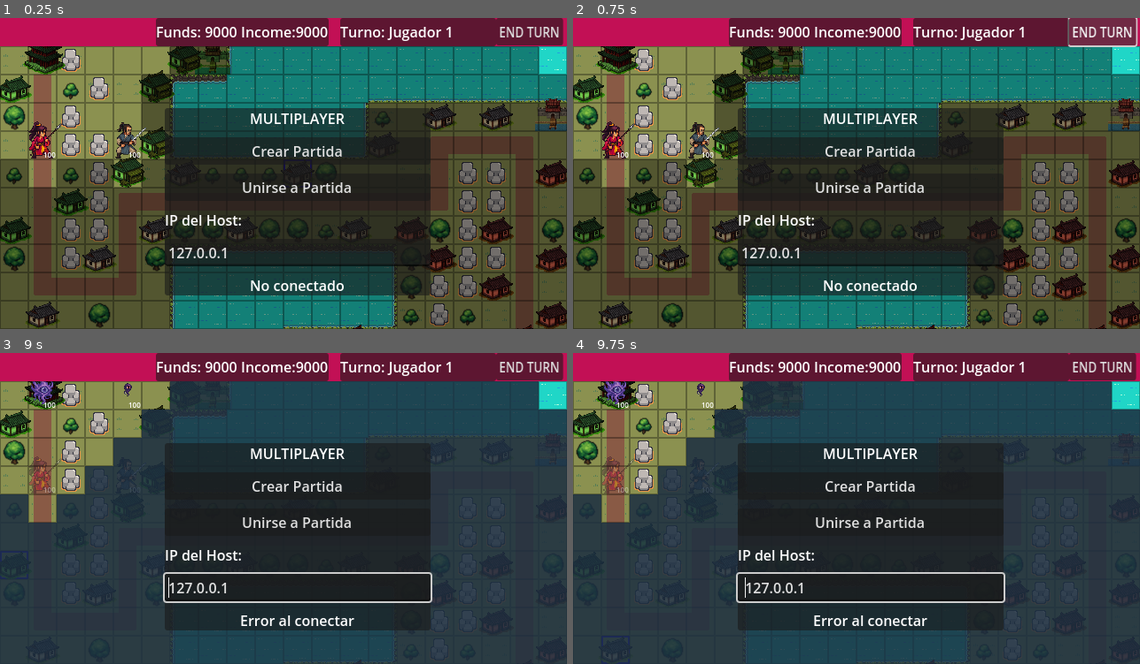
Above: before the commit, frames 1-4 (two rows, left to right).
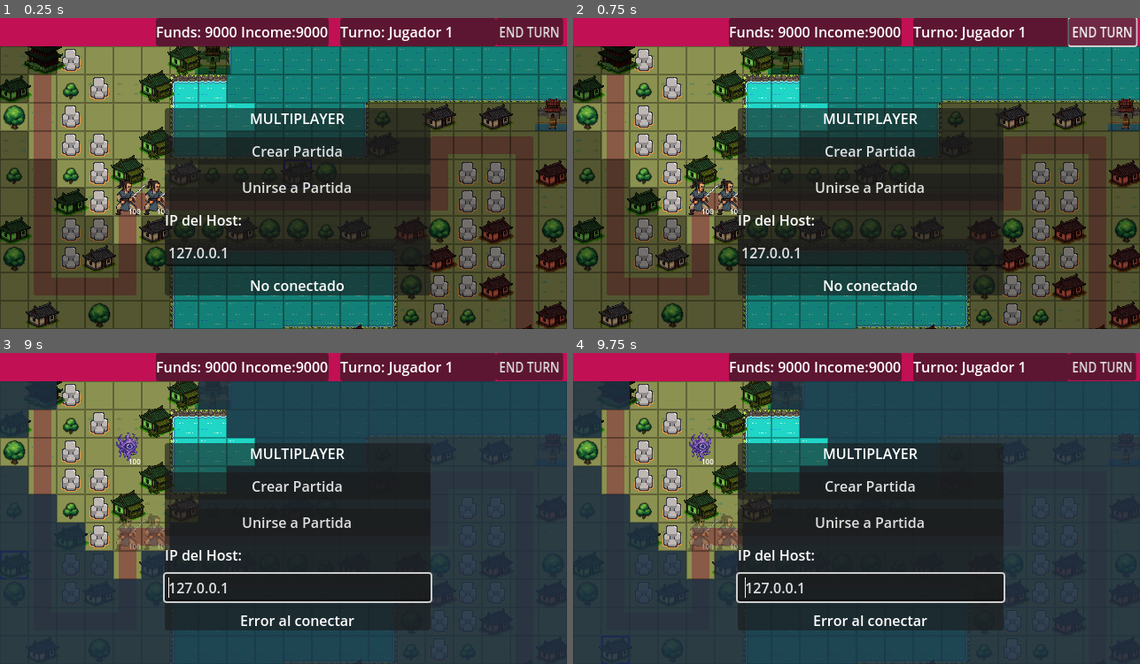
Above: after the commit, the same moments.

Repository: Rheticu/ProjectCocoa
Game: Godot game, scene res://scenes/Mains/PVPMain1.tscn
Same seed, same stepped clock (60 frames per second), same inputs: the game is played once before the commit and once after it.
Inputs (mouse positions are in pixels of both pictures, inside the frame that each line leads up to):
- Up to frame 1 (0.25 s): no input
- Up to frame 2 (0.75 s): click "END TURN" at 0.5 s
- Up to frame 3 (9 s): click "Crear Partida" at 1.25 s; click "Unirse a Partida" at 2 s; click "END TURN" at 2.75 s; click "Crear Partida" at 3.5 s; click "Unirse a Partida" at 4.25 s; click "END TURN" at 5 s; click "Crear Partida" at 5.75 s; click "Unirse a Partida" at 6.5 s; tap Enter at 7.25, 8.75 s; move the mouse to (45, 396) at 7.27 s; press the mouse at (45, 396) at 7.28 s; tap Space at 8 s; move the mouse to (11, 424) at 8.02 s; release the mouse at (11, 424) at 8.03 s; right-click (11, 424) at 8.1 s; click (11, 424) at 8.17 s; move the mouse to (11, 564) at 8.77 s; hold Tab (Tab) from 8.78 s (still down); click (11, 564) at 8.92 s
- Up to frame 4 (9.75 s): tap Space at 9.5 s; move the mouse to (618, 648) at 9.52 s; release Tab (Tab) at 9.53 s; click (618, 648) at 9.6 s

The runs differ from the first frame. In frame 1, 8.9% of the frame differs, in the area x 0-100%, y 9-73%; in frame 2, 8.9%; in frame 3, 12%; in frame 4, 12%.

Commit message:
Different colored units for different players (Red and Blue for now). Renamed some of the units.

Diff:
--- a/scenes/Mains/PVEMain1.tscn
+++ b/scenes/Mains/PVEMain1.tscn
@@ -15,9 +15,7 @@
 [ext_resource type="PackedScene" uid="uid://bs371kimflpsb" path="res://scenes/buildings/city.tscn" id="13_mww85"]
 [ext_resource type="PackedScene" uid="uid://den0ic7ow1y1i" path="res://scenes/buildings/port.tscn" id="14_btj7p"]
 [ext_resource type="PackedScene" uid="uid://ofh5u6p2x0wm" path="res://scenes/buildings/barracks.tscn" id="15_4b1es"]
-[ext_resource type="PackedScene" uid="uid://bhla5fewx2gdq" path="res://scenes/units/Sword.tscn" id="16_psn0j"]
 [ext_resource type="Texture2D" uid="uid://cuuupeastpfwi" path="res://art/ui/Azul-2.png" id="17_57geh"]
-[ext_resource type="PackedScene" uid="uid://byh7snpnf3bsp" path="res://scenes/units/raider.tscn" id="18_lbx4p"]
 [ext_resource type="Texture2D" uid="uid://dtdwjl5542sfv" path="res://art/ui/Azul1.png" id="19_1twmd"]
 [ext_resource type="PackedScene" uid="uid://bntl4xh52v78l" path="res://scenes/UI/HUD.tscn" id="20_lgdrr"]
 [ext_resource type="PackedScene" uid="uid://de8ekkjxtbtho" path="res://scenes/UI/PauseMenu.tscn" id="21_a6x3s"]
@@ -825,28 +823,6 @@
 [node name="Units" type="Node2D" parent="."]
 z_index = 4
 
-[node name="SwordUnit" parent="Units" instance=ExtResource("16_psn0j")]
-position = Vector2(592, 272)
-team = 2
-
-[node name="SwordUnit3" parent="Units" instance=ExtResource("16_psn0j")]
-position = Vector2(624, 176)
-team = 2
-
-[node name="SwordUnit6" parent="Units" instance=ExtResource("16_psn0j")]
-position = Vector2(336, 208)
-team = 2
-
-[node name="SwordUnit7" parent="Units" instance=ExtResource("16_psn0j")]
-position = Vector2(272, 208)
-
-[node name="SwordUnit8" parent="Units" instance=ExtResource("16_psn0j")]
-position = Vector2(208, 208)
-
-[node name="SwordUnit4" parent="Units" instance=ExtResource("16_psn0j")]
-position = Vector2(560, 112)
-team = 2
-
 [node name="RaiderLayer" type="Node2D" parent="."]
 visible = false
 
@@ -868,18 +844,6 @@
 [node name="RaiderUnits" type="Node2D" parent="."]
 z_index = 6
 
-[node name="RaiderUnit" parent="RaiderUnits" instance=ExtResource("18_lbx4p")]
-position = Vector2(624, 400)
-mark_range = 4
-
-[node name="RaiderUnit2" parent="RaiderUnits" instance=ExtResource("18_lbx4p")]
-position = Vector2(432, 336)
-mark_range = 4
-
-[node name="RaiderUnit3" parent="RaiderUnits" instance=ExtResource("18_lbx4p")]
-position = Vector2(528, 400)
-mark_range = 4
-
 [node name="UI" type="Node2D" parent="."]
 
 [node name="CursorHighlight" type="TileMap" parent="UI"]
--- a/scenes/Mains/PVPMain1.tscn
+++ b/scenes/Mains/PVPMain1.tscn
@@ -16,13 +16,11 @@
 [ext_resource type="PackedScene" uid="uid://bs371kimflpsb" path="res://scenes/buildings/city.tscn" id="13_vl358"]
 [ext_resource type="PackedScene" uid="uid://den0ic7ow1y1i" path="res://scenes/buildings/port.tscn" id="14_f7gbn"]
 [ext_resource type="PackedScene" uid="uid://ofh5u6p2x0wm" path="res://scenes/buildings/barracks.tscn" id="15_0nl4k"]
-[ext_resource type="PackedScene" uid="uid://cwuvcd8l431ts" path="res://scenes/units/Spear.tscn" id="16_c2jum"]
-[ext_resource type="PackedScene" uid="uid://bhla5fewx2gdq" path="res://scenes/units/Sword.tscn" id="17_i1rkc"]
+[ext_resource type="PackedScene" uid="uid://bhla5fewx2gdq" path="res://scenes/units/Sword.tscn" id="16_4nerc"]
 [ext_resource type="Texture2D" uid="uid://cuuupeastpfwi" path="res://art/ui/Azul-2.png" id="17_ta15e"]
 [ext_resource type="PackedScene" uid="uid://byh7snpnf3bsp" path="res://scenes/units/raider.tscn" id="18_yxu57"]
 [ext_resource type="Texture2D" uid="uid://dtdwjl5542sfv" path="res://art/ui/Azul1.png" id="19_aamli"]
 [ext_resource type="PackedScene" uid="uid://bntl4xh52v78l" path="res://scenes/UI/HUD.tscn" id="20_rd7is"]
-[ext_resource type="Texture2D" uid="uid://rl57ywn7j6l3" path="res://art/units/Raider1-removebg-preview.png" id="20_wxjam"]
 [ext_resource type="PackedScene" uid="uid://de8ekkjxtbtho" path="res://scenes/UI/PauseMenu.tscn" id="21_50gm2"]
 [ext_resource type="Texture2D" uid="uid://cimgomiw77yli" path="res://art/ui/Grid.png" id="22_6ip0j"]
 [ext_resource type="AudioStream" uid="uid://cs4gik3mpjq2m" path="res://music/Music_PVP1.mp3" id="23_i5efl"]
@@ -828,13 +826,12 @@
 [node name="Units" type="Node2D" parent="."]
 z_index = 4
 
-[node name="Spear2" parent="Units" instance=ExtResource("16_c2jum")]
-position = Vector2(48, 144)
-team = 2
-
-[node name="SwordUnit" parent="Units" instance=ExtResource("17_i1rkc")]
-position = Vector2(144, 144)
-movement_range = 4
+[node name="SwordUnit" parent="Units" instance=ExtResource("16_4nerc")]
+position = Vector2(176, 208)
+team = 2
+
+[node name="SwordUnit2" parent="Units" instance=ExtResource("16_4nerc")]
+position = Vector2(144, 208)
 
 [node name="RaiderLayer" type="Node2D" parent="."]
 visible = false
@@ -858,25 +855,7 @@
 z_index = 6
 
 [node name="RaiderUnit" parent="RaiderUnits" instance=ExtResource("18_yxu57")]
-position = Vector2(48, 48)
-mark_range = 4
-
-[node name="RaiderUnit2" parent="RaiderUnits" instance=ExtResource("18_yxu57")]
-position = Vector2(144, 48)
-mark_range = 4
-team = 2
-
-[node name="Sprite2D" parent="RaiderUnits/RaiderUnit2" index="0"]
-texture = ExtResource("20_wxjam")
-
-[node name="RaiderUnit3" parent="RaiderUnits" instance=ExtResource("18_yxu57")]
-position = Vector2(48, 208)
-mark_range = 4
-team = 2
-vision_range = 2
-
-[node name="Sprite2D" parent="RaiderUnits/RaiderUnit3" index="0"]
-texture = ExtResource("20_wxjam")
+position = Vector2(144, 112)
 
 [node name="UI" type="Node2D" parent="."]
 
@@ -917,6 +896,3 @@
 position = Vector2(320, 176)
 script = ExtResource("24_fikkh")
 metadata/_edit_lock_ = true
-
-[editable path="RaiderUnits/RaiderUnit2"]
-[editable path="RaiderUnits/RaiderUnit3"]
--- a/scenes/units/Junker.tscn
+++ b/scenes/units/Junker.tscn
@@ -1,7 +1,7 @@
 [gd_scene load_steps=3 format=3 uid="uid://ctgduopogq0b0"]
 
 [ext_resource type="PackedScene" uid="uid://d3tyw1iai4n62" path="res://scenes/units/base_unit.tscn" id="1_0pl03"]
-[ext_resource type="Texture2D" uid="uid://y030jo5iow7e" path="res://art/units/Junk.png" id="2_g6rt8"]
+[ext_resource type="Texture2D" uid="uid://qwyiiuxli8rj" path="res://art/units/Junker1.png" id="2_g6rt8"]
 
 [node name="Junker" instance=ExtResource("1_0pl03")]
 unit_type = "Naval"
--- a/scenes/units/Spear.tscn
+++ b/scenes/units/Spear.tscn
@@ -1,7 +1,7 @@
 [gd_scene load_steps=3 format=3 uid="uid://cwuvcd8l431ts"]
 
 [ext_resource type="PackedScene" uid="uid://d3tyw1iai4n62" path="res://scenes/units/base_unit.tscn" id="1_1lerb"]
-[ext_resource type="Texture2D" uid="uid://5pp2cemokgjn" path="res://art/units/Princess1.png" id="3_nl4o0"]
+[ext_resource type="Texture2D" uid="uid://b1t4x00jny1uc" path="res://art/units/Spear1_Red.png" id="3_nl4o0"]
 
 [node name="Spear" instance=ExtResource("1_1lerb")]
 movement_range = 4
--- a/scenes/units/raider.tscn
+++ b/scenes/units/raider.tscn
@@ -2,15 +2,16 @@
 
 [ext_resource type="PackedScene" uid="uid://d3tyw1iai4n62" path="res://scenes/units/base_unit.tscn" id="1_yck7h"]
 [ext_resource type="Script" uid="uid://iscc74kim8s8" path="res://scripts/raider.gd" id="2_2643g"]
-[ext_resource type="Texture2D" uid="uid://bd5yxk4kj0gdp" path="res://art/units/Raider5.png" id="3_vuqrg"]
+[ext_resource type="Texture2D" uid="uid://va6kdmmptkux" path="res://art/units/Raider2.png" id="3_ajnv4"]
 
 [node name="RaiderUnit" instance=ExtResource("1_yck7h")]
 script = ExtResource("2_2643g")
+mark_range = 4
 movement_range = 4
 attack = 5
 unit_type = "Raider"
 
 [node name="Sprite2D" parent="." index="0"]
 scale = Vector2(0.035, 0.035)
-texture = ExtResource("3_vuqrg")
+texture = ExtResource("3_ajnv4")
 flip_h = true
--- a/scripts/building_script.gd
+++ b/scripts/building_script.gd
@@ -231,8 +231,14 @@
 func _on_unit_button_pressed(unit: String, cost: int):
 	var unit_scene = load("res://scenes/units/" + unit + ".tscn")
 	var unit_instance = unit_scene.instantiate()
+	var color_suffix = "_Blue" if team == 1 else "_Red"
+	var sprite_path = "res://art/units/%s1%s.png" % [unit, color_suffix]
 	main.get_node("Units").add_child(unit_instance)
 	unit_instance.team = self.team
+
+	if unit_instance.get_node("Sprite2D") and ResourceLoader.exists(sprite_path):
+		unit_instance.get_node("Sprite2D").texture = load(sprite_path)
+
 	unit_instance.grid_position = building_position
 	unit_instance.current_state = unit_instance.UnitState.MOVED
 	unit_instance.update_visual_state()
@@ -246,7 +252,7 @@
 
 	hud.update_income_funds()
 	main.all_units.append(unit_instance)
-
+	main.update_fog_of_war()
 	# Sincronizar producción en multiplayer (solo si existe el método y estamos conectados)
 	if main.has_method("sync_unit_production") and main.multiplayer.multiplayer_peer != null:
 		main.sync_unit_production.rpc(building_position.x, building_position.y, unit, team, cost)
Binary file added: art/units/Archer1_Blue.png
Binary file added: art/units/Archer1_Red.png
Renamed: art/units/Junk.png -> art/units/Junker1.png
Binary file added: art/units/Junker1_Blue.png
Binary file added: art/units/Junker1_Red.png
Renamed: art/units/Raider1-removebg-preview.png -> art/units/Raider1.png
Renamed: art/units/Raider5.png -> art/units/Raider2.png
Binary file added: art/units/Spear1_Blue.png
Renamed: art/units/Princess1.png -> art/units/Spear1_Red.png
Binary file added: art/units/Sword1_Blue.png
Binary file added: art/units/Sword1_Red.png
Not shown: 1 places in scenes/Mains/PVEMain1.tscn that only renumber resources
(and 1 more such lines)
